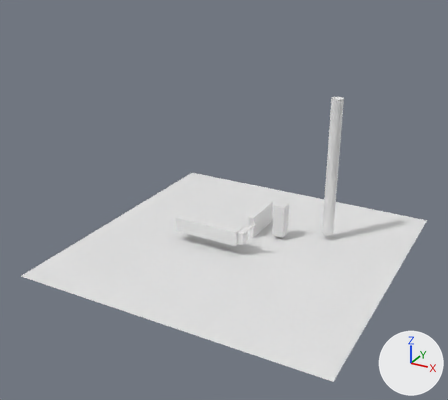
A saved change to the Blender file blender/logic/Boss.blend.
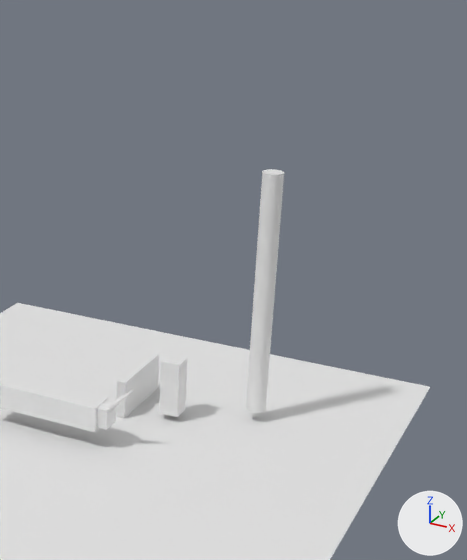
Each version appears first whole from a 50 mm camera at (43.7, -85.7, 50.9) aimed at (-1.2, -4.2, 10.1), and next in a close-up on the part from 41% to 100% of the width and 0% to 80% of the height. The axes (+X, +Y, +Z) are drawn at lower right. The lights are the same throughout. Both versions are drawn at frame 0 of the action 'LaserAction'; the numbers are the values there. Objects named as collision shapes, trigger or cutter boxes, shadow casters or lower levels of detail are left out.

In view in the first close-up: 'Laser', 'Plane', 'gnar', 'player'.
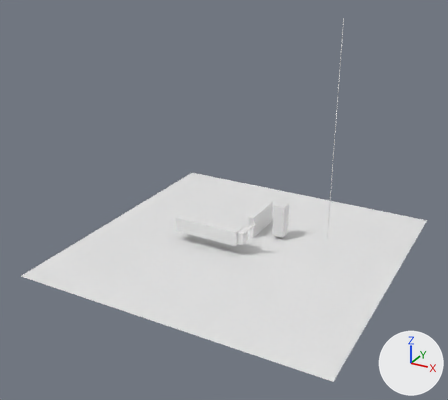
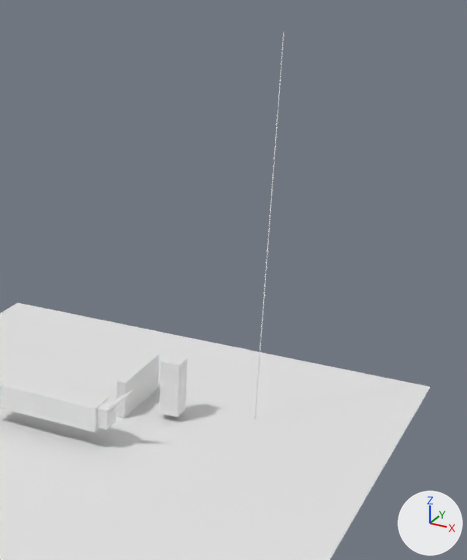
What differs and where, as boxes (x1, y1, x2, y2) in the close-ups (467 x 560 px):
```json
{"object": "Laser", "change": "moved, rescaled", "before": [246, 169, 284, 413], "after": [254, 32, 284, 419]}
```

The change, as JSON lines over the scene's bpy script:
```json
{"op": "set", "path": "ob_laser.location", "old": "(12.16, 9.74, 13.41)", "new": "(12.16, 9.74, 17.28)"}
{"op": "set", "path": "ob_laser.scale", "old": "(1.0, 1.0, 12.1)", "new": "(0.05, 0.05, 20.8)"}
```
